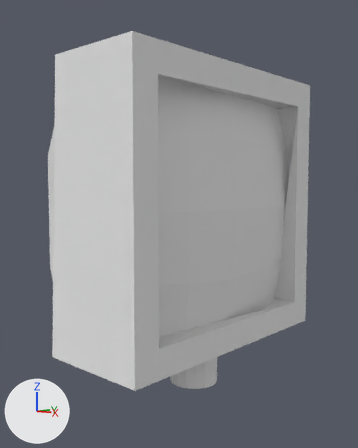
The Blender file Blender Assets/crt_monitor.blend, before and after one commit.
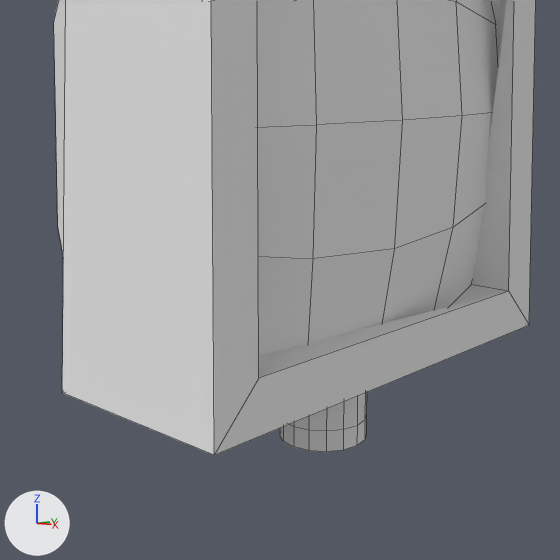
There are two pictures of each version: one whole from a camera (50 mm lens) standing at (4.31, -2.87, 4.99) and looking at (1.63, 0.08, 4.68), one close up on the part from 5% to 90% of the width and 32% to 100% of the height. The lights are fixed; the arrows at lower left show +X, +Y and +Z. The close-ups show mesh edges as thin lines.
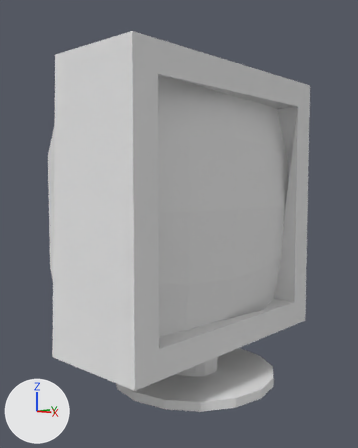
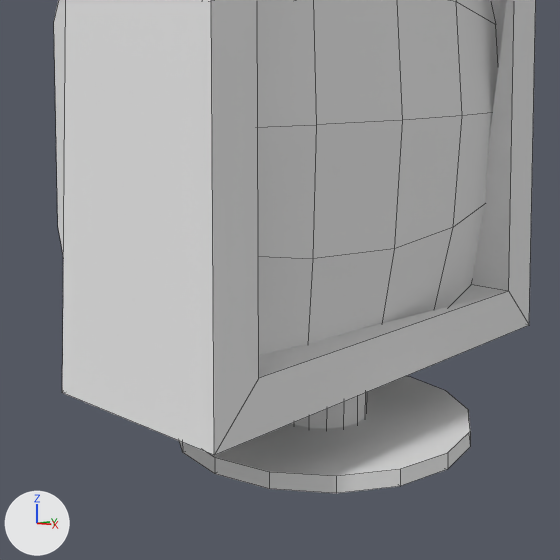
Where the change shows, as pixel boxes [x1, y1, x2, y2] in the close-ups (560 x 560 px):
'Cube', reshaped: before [54, 0, 536, 455]; after [54, 0, 536, 493]
part 1 of me_cube, built on: before [280, 417, 366, 452]; after [179, 376, 470, 493]

What the commit changed:
me_cube is used by ob_cube; location (1.903, 0.0, 4.819); scale (0.364, 1.0, 1.0).
me_cube had 113 vertices, 91 faces and spanned x -3.51..1.0, y -1.0..1.0, z -1.34..1.0.
me_cube now has 145 vertices, 109 faces and spans x -3.51..1.56, y -1.0..1.0, z -1.31..1.0.
Part 1, on me_cube:
16 faces are deleted.
16 vertices in x -0.65..0.36, y -0.18..0.18, z -1.34 move by (0.0, 0.0, 0.04).
16 vertices are added at x -1.85..1.56, y -0.62..0.62, z -1.31.
16 new vertices lie (0.0, 0.0, 0.06) away from vertices in x -1.85..1.56, y -0.62..0.62, z -1.31.
34 new faces join them.
